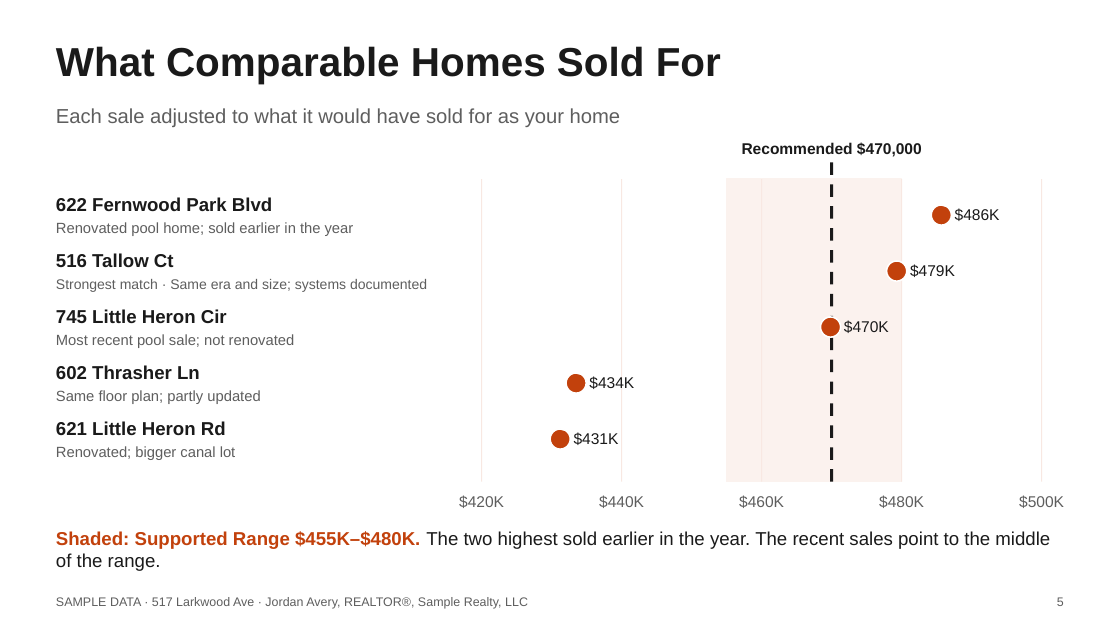
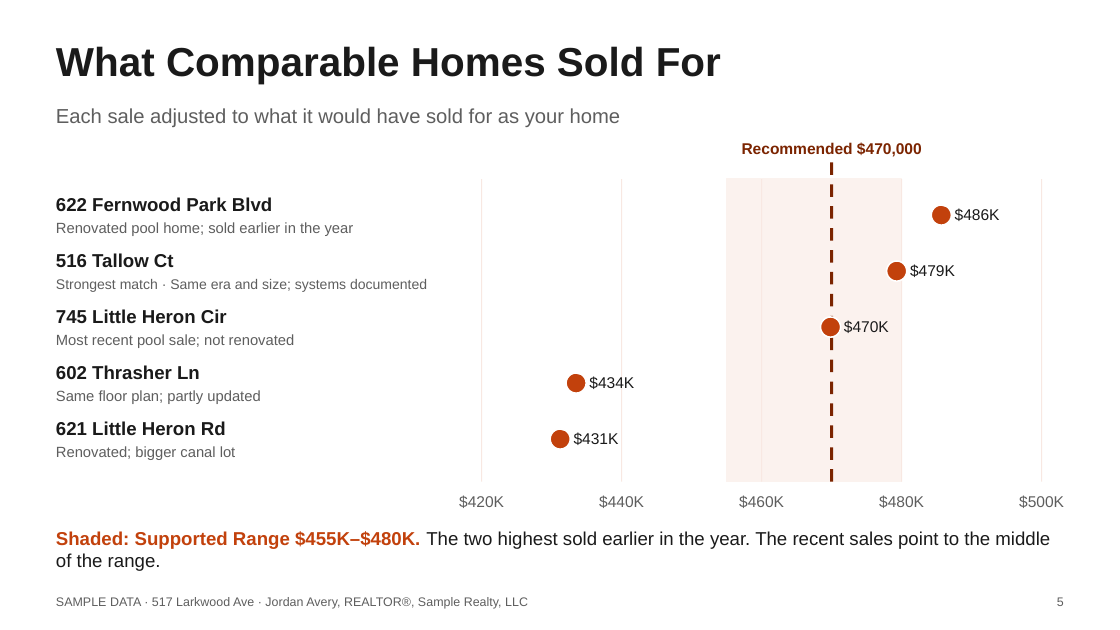
Before and after one commit to axelrivera/real-estate-skills, a slide deck: slide 5 of samples/seller-cma/517-Larkwood-Ave-Listing-Presentation.pptx. Drawn at 1120x630 pixels with LibreOffice and Linux fonts; fonts in the diff are those of the drawing. Boxes give left, top, right and bottom in pixels: in the first picture for what was removed or moved away, otherwise in the second. Text is boxed around its words. In the diff, an @@ line names an element or a change of style, - is before the commit and + after.

```diff
--- a/samples/seller-cma/517-Larkwood-Ave-Listing-Presentation.pptx
+++ b/samples/seller-cma/517-Larkwood-Ave-Listing-Presentation.pptx
@@ text "Recommended $470,000" at [742, 142, 922, 157]: text colour #1A1A1A to #7B2400 @@
@@ line (831, 162) - (831, 482): stroke #1A1A1A 2 pt dashed to #7B2400 2 pt dashed @@
```
Also in this commit, not shown: 2 other slides changed, 20 other files.
